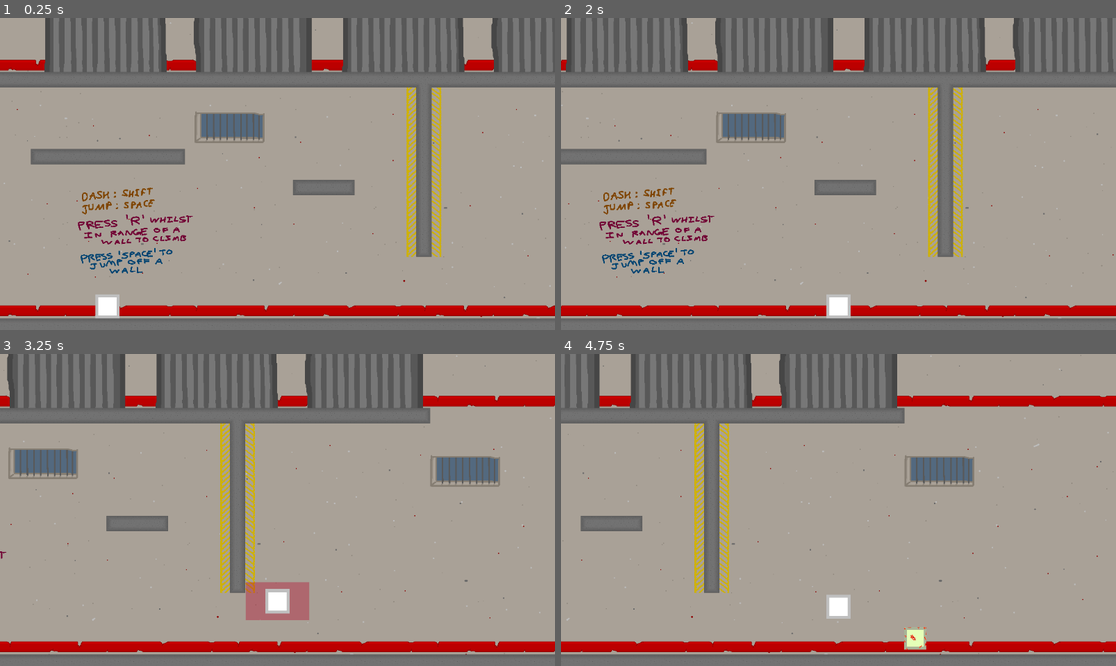
Above: before the commit, frames 1-4 (two rows, left to right).
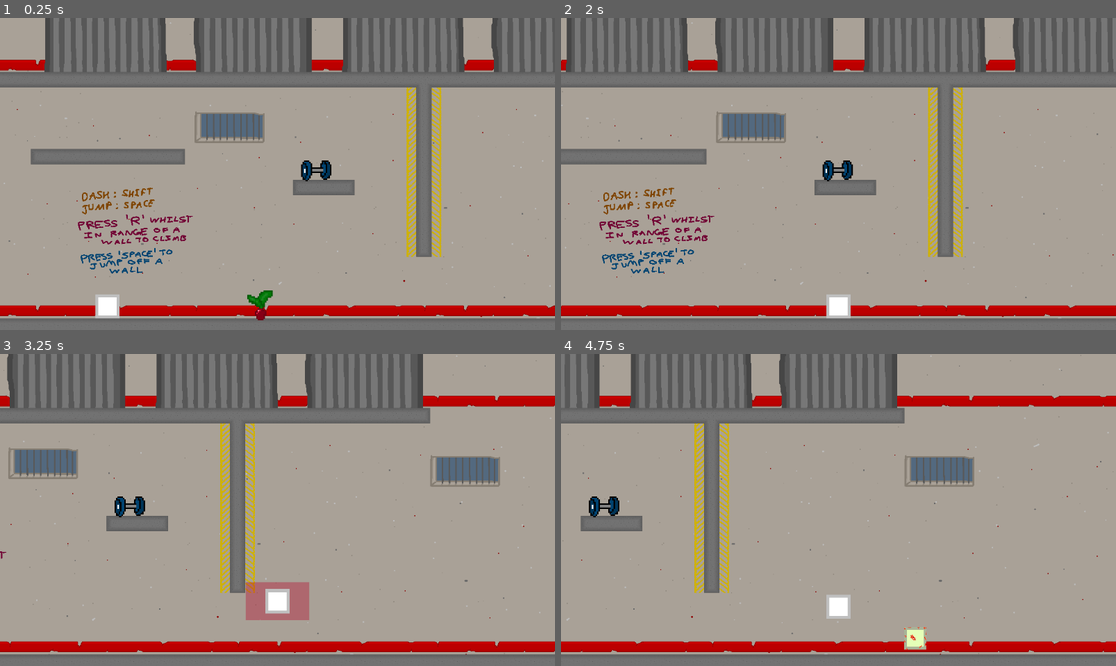
Above: after the commit, the same moments.

Repository: 19PettitR/the-swarm
Game: Godot game, scene res://main.tscn
Two runs of this game, one before a commit and one after it. Both use one fixed random seed, a clock stepped at 60 frames per second and the inputs below.
Inputs:
- Up to frame 1 (0.25 s): no input
- Up to frame 2 (2 s): tap Enter at 0.5 s; hold D (right) from 0.53 s (still down); tap E (attack) at 0.6, 1.35 s; tap Space (jump) at 0.77, 1.52 s
- Up to frame 3 (3.25 s): release D (right) at 2.03 s; hold A (left) 2.03-2.78 s; tap R (climb) at 2.1 s; tap E (attack) at 2.3, 3.05 s; hold D (right) from 2.78 s (still down); tap Shift (dash) at 2.85 s; tap Space (jump) at 3.02 s
- Up to frame 4 (4.75 s): tap E (attack) at 3.6, 4.35 s; tap Space (jump) at 3.77, 4.52 s; release D (right) at 4.28 s; hold A (left) from 4.28 s (still down)

The runs differ from the first frame. In frame 1, 0.5% of the frame differs, in the area x 44-60%, y 45-97%; in frame 2, 0.3%; in frame 3, 0.3%; in frame 4, 0.3%.

Commit message:
milestone 4 complete

Diff:
--- a/Globals/player_manager.gd
+++ b/Globals/player_manager.gd
@@ -29,6 +29,8 @@
 	# Player should die if their health goes below 0
 	if player.health + s <= 0:
 		_player_die()
+	elif player.health + s >= player.max_health:
+		player.health = player.max_health
 	else:
 		player.health += s
 	print(player.health)
@@ -37,3 +39,12 @@
 ## Handles player death
 func _player_die() -> void:
 	print("player has died")
+
+
+## Adds items to the player's inventory
+func item_add(id:String, strength:int, heal:int) -> void:
+	player.inventory.append(id)
+	player.attack_strength += strength
+	player_health(heal)
+	print(player.inventory)
+	print(player.attack_strength)
--- /dev/null
+++ b/Items/item.gd
@@ -0,0 +1,21 @@
+class_name Item extends Area2D
+
+@onready var player = PlayerManager.player
+
+@export var item_id : String = "1"
+@export var item_strength : int = 2
+@export var item_heal : int = 3
+
+var collected : bool = false
+var my_position : Vector2
+
+
+func _ready() -> void:
+	body_entered.connect(_collection)
+
+
+func _collection(p:Node2D) -> void:
+	if p == player:
+		PlayerManager.item_add(item_id, item_strength, item_heal)
+		global_position.x = 120
+		global_position.y = 2400
--- /dev/null
+++ b/Items/item_structure.tscn
@@ -0,0 +1,11 @@
+[gd_scene load_steps=3 format=3 uid="uid://dbj6j6ud43kwc"]
+
+[ext_resource type="Script" path="res://Items/item.gd" id="1_e87ul"]
+
+[sub_resource type="CircleShape2D" id="CircleShape2D_n5kx5"]
+
+[node name="Item" type="Area2D"]
+script = ExtResource("1_e87ul")
+
+[node name="CollisionShape2D" type="CollisionShape2D" parent="."]
+shape = SubResource("CircleShape2D_n5kx5")
--- a/main.tscn
+++ b/main.tscn
@@ -1,10 +1,14 @@
-[gd_scene load_steps=8 format=3 uid="uid://bodn1k2kmnb7x"]
+[gd_scene load_steps=12 format=3 uid="uid://bodn1k2kmnb7x"]
 
 [ext_resource type="PackedScene" uid="uid://c3f0kuo0h1p3f" path="res://Player/player.tscn" id="1_7u0w7"]
 [ext_resource type="Texture2D" uid="uid://mq86p64y4k0p" path="res://Level/Backgrounds/Facility.png" id="1_fo4jl"]
 [ext_resource type="Texture2D" uid="uid://83jlsotu8ofp" path="res://Level/tilemap.png" id="2_kbh2p"]
 [ext_resource type="PackedScene" uid="uid://dmutaerqf1ss4" path="res://Level/Climbing Area/climbing_area.tscn" id="4_lo3lw"]
 [ext_resource type="PackedScene" uid="uid://bunul34g0qaq6" path="res://Enemies/Level 1/enemy_1.tscn" id="5_wpghv"]
+[ext_resource type="PackedScene" uid="uid://dbj6j6ud43kwc" path="res://Items/item_structure.tscn" id="6_3k1rt"]
+[ext_resource type="Texture2D" uid="uid://b0dnfemddw3vj" path="res://Items/Strength/dumbbells.png" id="7_uadgo"]
+[ext_resource type="Texture2D" uid="uid://8jk88j6c2el4" path="res://Items/Healing/medical bag.png" id="8_2g1ff"]
+[ext_resource type="Texture2D" uid="uid://wh7h1f58x2m" path="res://Items/Collectibles/radish.png" id="9_t4v78"]
 
 [sub_resource type="TileSetAtlasSource" id="TileSetAtlasSource_5nyum"]
 texture = ExtResource("2_kbh2p")
@@ -135,3 +139,38 @@
 enemy_attack_cooldown_length = 3.0
 left_boundary = 770.0
 right_boundary = 1800.0
+
+[node name="Item" parent="." instance=ExtResource("6_3k1rt")]
+position = Vector2(656, 1609)
+scale = Vector2(2.84043, 2.84043)
+item_id = "ST00"
+item_heal = 0
+
+[node name="Sprite2D" type="Sprite2D" parent="Item"]
+texture_filter = 1
+position = Vector2(2.11236, 0)
+texture = ExtResource("7_uadgo")
+
+[node name="Item2" parent="." instance=ExtResource("6_3k1rt")]
+texture_filter = 1
+position = Vector2(1925, 1770)
+scale = Vector2(3.0186, 3.0186)
+item_id = "HE00"
+item_strength = 0
+item_heal = 5
+
+[node name="Sprite2D" type="Sprite2D" parent="Item2"]
+position = Vector2(1.52903, 1.91129)
+texture = ExtResource("8_2g1ff")
+
+[node name="Item3" parent="." instance=ExtResource("6_3k1rt")]
+position = Vector2(541, 1894)
+scale = Vector2(3.09156, 3.09156)
+item_id = "CL00"
+item_strength = 0
+item_heal = 0
+
+[node name="Sprite2D" type="Sprite2D" parent="Item3"]
+texture_filter = 1
+position = Vector2(-1.97425e-05, 2.58769)
+texture = ExtResource("9_t4v78")
Binary file added: Items/Collectibles/radish.png
Not shown, added: Items/Collectibles/radish.png.import
Binary file added: Items/Healing/medical bag.png
Not shown, added: Items/Healing/medical bag.png.import
Binary file added: Items/Strength/dumbbells.png
Not shown, added: Items/Strength/dumbbells.png.import
